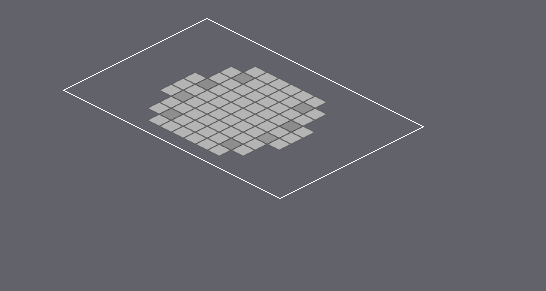
Two states of a Tiled map, feng-zhi/assets/maps/living_quarter/maps/living_quarter_night.tmx. The first picture is a wide view before the edit; the outline marks the close-up.
Close-up. Old version:
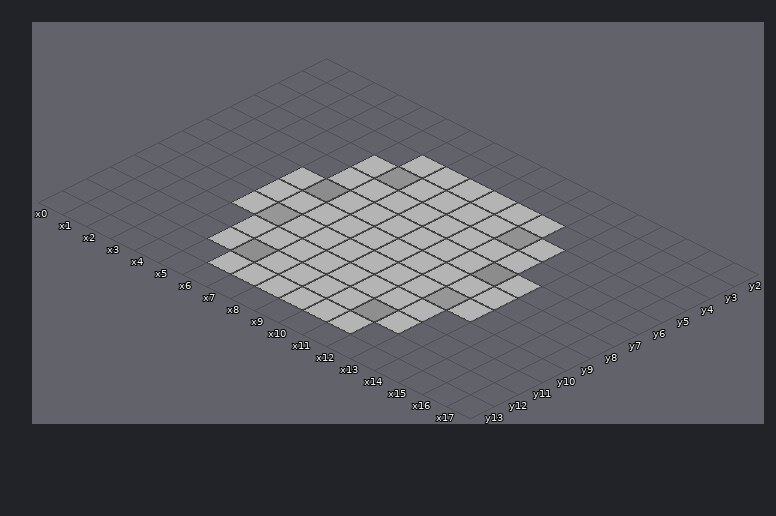
Cells are 64x32 px. Isometric: x runs down to the right, y down to the left. Shown: x 0..17, y 2..13. The commit also changed other parts of the map, which this record leaves out. The old version is drawn lined up with the new one.
Once edited:
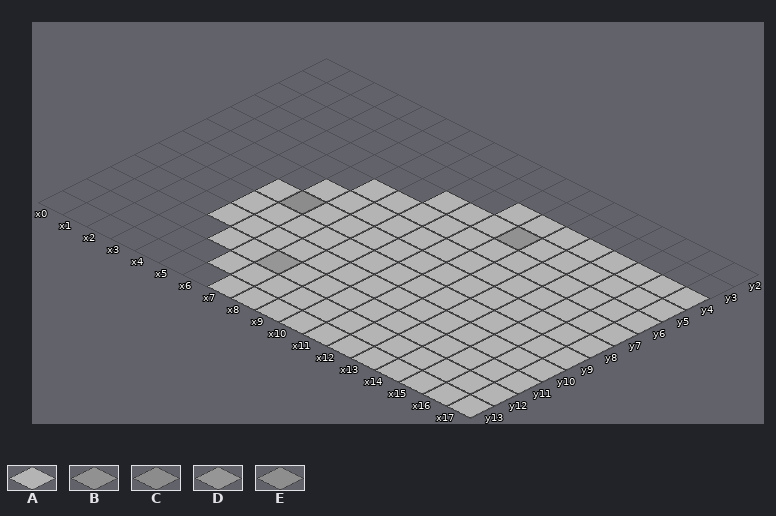
Key: from "living_quarter_ground_tiles": A 0, B 6, C 7, D 9, E 10.
_ is an empty cell, . an unchanged one.
Change:
map size 16x16 -> 32x28 cells (old content now starts at 1,1; both pictures use the new coordinates)
--- layer "Ground"
@@ x 4..17 @@
- 4 ..AAAA..______
- 5 .AAA....._____
- 6 .A......._____
- 7 A.........____
- 8 ..........____
- 9 ..........____
-10 _........_____
-11 ........._____
-12 ........______
-13 ...___________
+ 4 ..____..AAAAAA
+ 5 .___.....AAAAA
+ 6 ._.......AAAAA
+ 7 _.........AAAA
+ 8 ..........AAAA
+ 9 ..........AAAA
+10 A........AAAAA
+11 .........AAAAA
+12 ........AAAAAA
+13 ...AAAAAAAAAAA
--- layer "Terrain"
@@ x 6..6 @@
- 5 B
+ 5 _
@@ x 5..12 @@
- 7 C......C
- 8 _.......
- 9 D......D
+ 7 _......_
+ 8 C.......
+ 9 _......_
@@ x 6..11 @@
-11 E_...E
+11 _D..._
Pixel boxes of the changes (left, top, right, bottom) in both close-ups:
changed: (207, 155, 518, 226)
changed: (207, 227, 710, 418)
